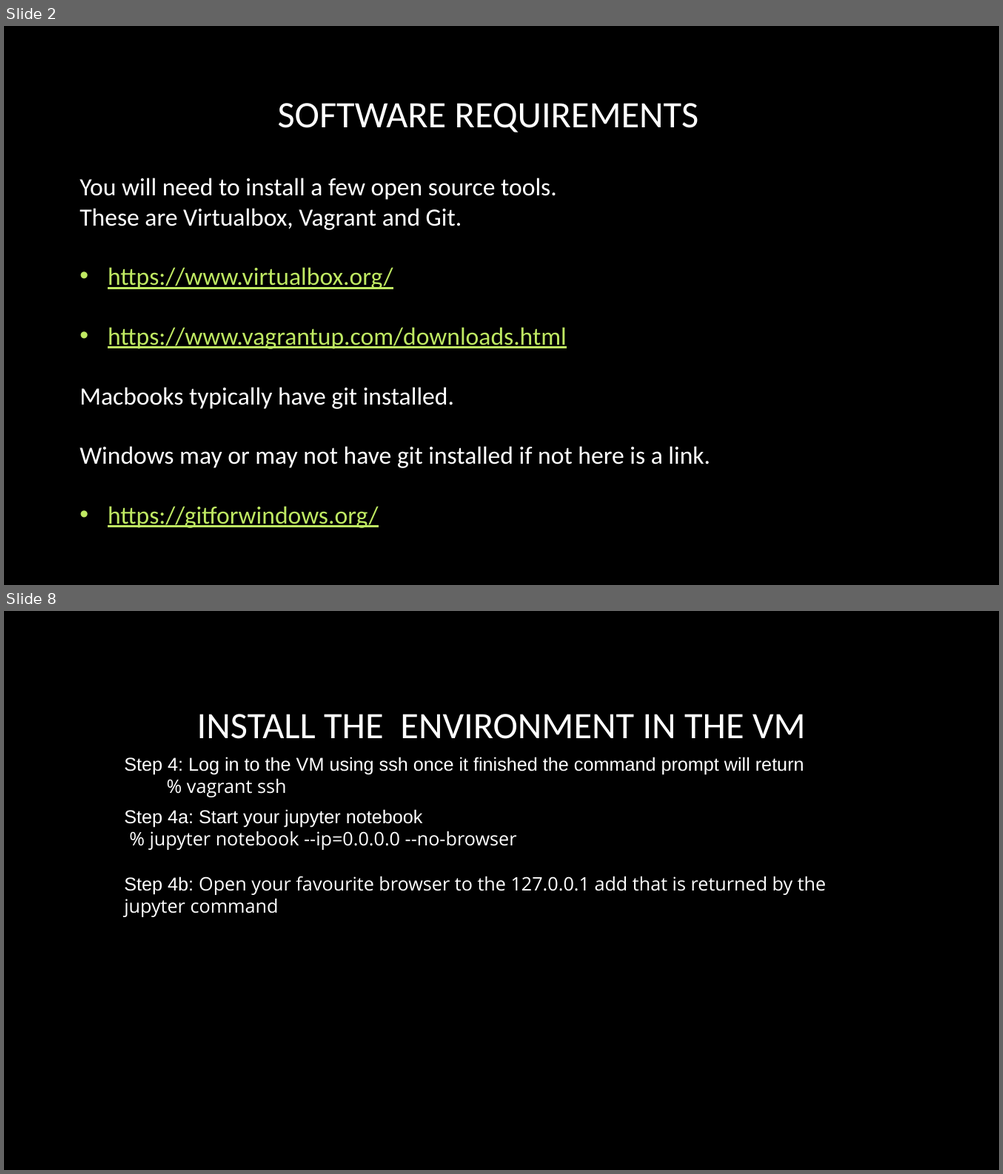
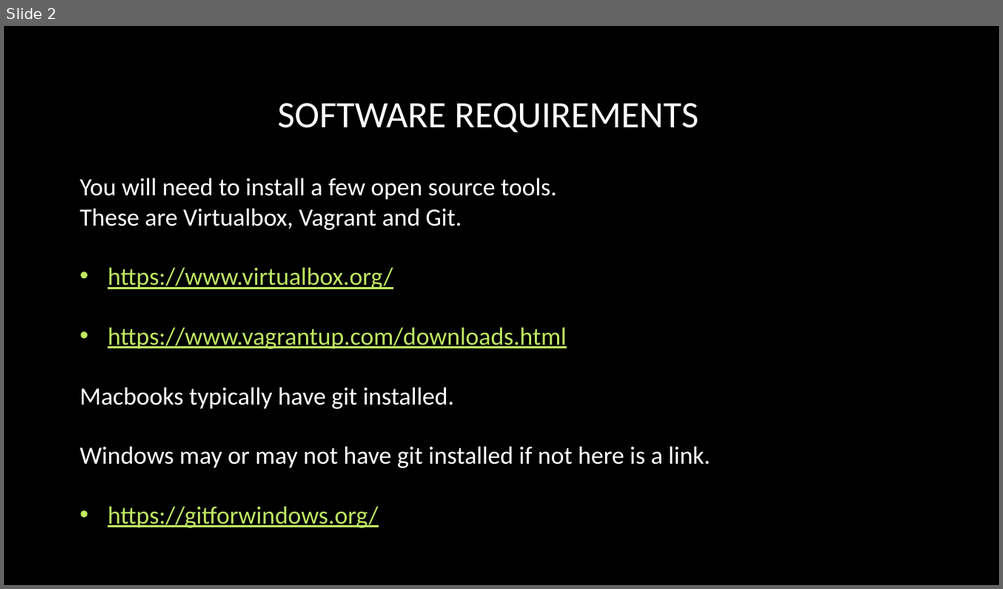
Before and after one commit to adrianopolpo/stat1400, a slide deck: VM_instructions.pptx. Shown one above the other, each under a label of ours: slides 2 and 8 before the commit, slide 2 after it; the slides between them are not shown. The pictures are 1003x1174 and 1003x589 pixels, drawn with LibreOffice and Linux fonts; fonts in the diff are those of the drawing; background and template pictures are left out. Boxes give left, top, right and bottom in pixels: in the first picture for what was removed or moved away, otherwise in the second. Text is boxed around its words. In the diff, an @@ line names an element or a change of style, - is before the commit and + after.

```diff
--- a/VM_instructions.pptx
+++ b/VM_instructions.pptx
@@ slide 8 removed at (4, 611, 999, 1170), background picture (left out) @@
@@ title removed at (197, 714, 805, 739) @@
-INSTALL THE ENVIRONMENT IN THE VM
@@ text removed at (124, 757, 804, 797) @@
-Step 4: Log in to the VM using ssh once it finished the command prompt will return
-  % vagrant ssh
@@ text removed at (124, 809, 825, 917) @@
-Step 4a: Start your jupyter notebook
-% jupyter notebook --ip=0.0.0.0 --no-browser
-Step 4b: Open your favourite browser to the 127.0.0.1 add that is returned by the jupyter command
```
Also in this commit, not shown: 7 slides changed, 4 slides added, 2 other slides removed, 3 other files.
